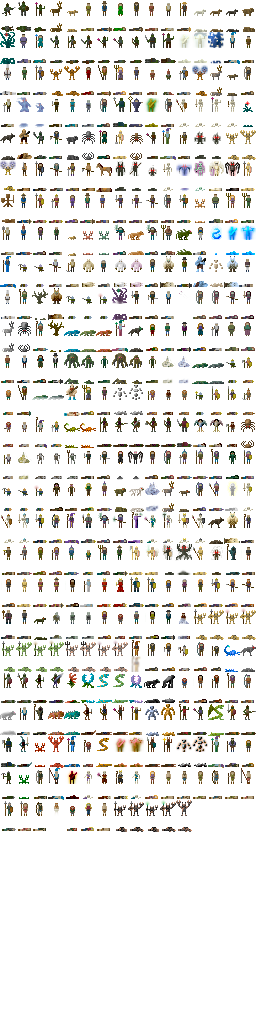
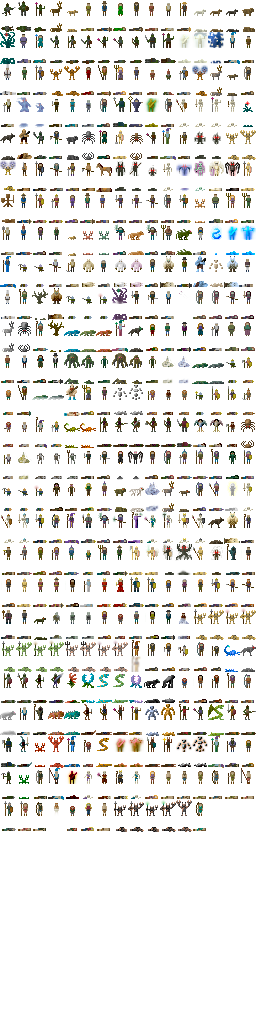
Comparing the layer stacks of the two 256 x 1024 images. Changes:
painted on "Background" over [193, 802, 206, 831]
